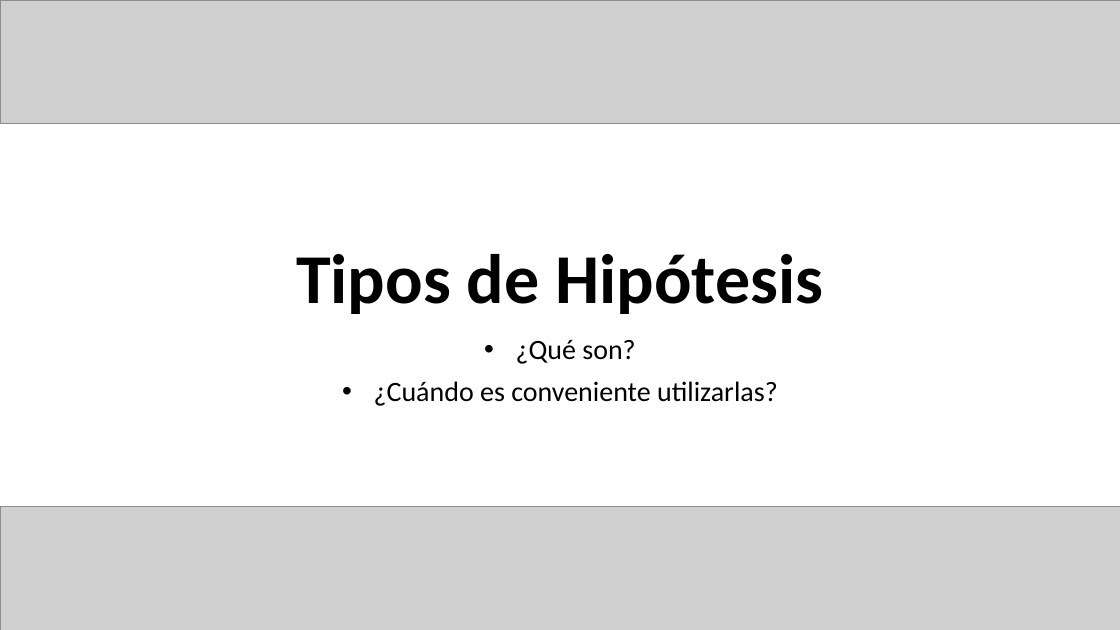
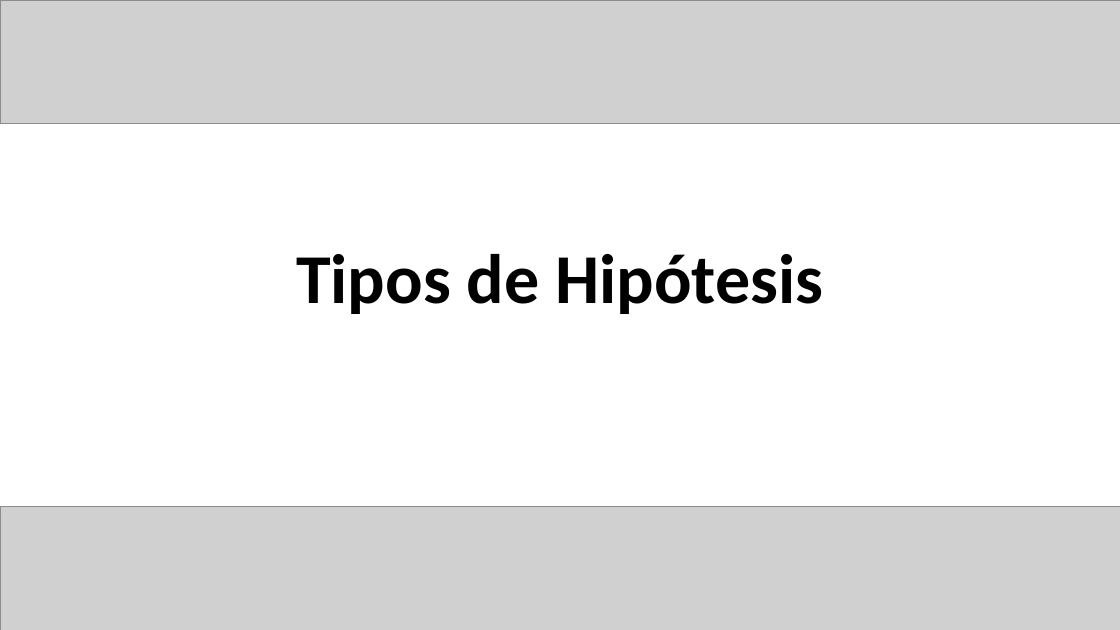
Before and after one commit to Adrifelcha/afchavez-019, a slide deck: slide 23 of JeanPiaget/ClaseMuestra/Hipotesis_Variables.pptx (slide 22 before the commit). Drawn at 1120x630 pixels with LibreOffice and Linux fonts; fonts in the diff are those of the drawing; grey boxes stand for pictures. Boxes give left, top, right and bottom in pixels: in the first picture for what was removed or moved away, otherwise in the second. Text is boxed around its words. In the diff, an @@ line names an element or a change of style, - is before the commit and + after.

```diff
--- a/JeanPiaget/ClaseMuestra/Hipotesis_Variables.pptx
+++ b/JeanPiaget/ClaseMuestra/Hipotesis_Variables.pptx
@@ subtitle removed at [374, 340, 778, 406] @@
-• ¿Qué son?
-• ¿Cuándo es conveniente utilizarlas?
```
Also in this commit, not shown: 10 other slides changed, 3 slides added, 2 slides removed.
